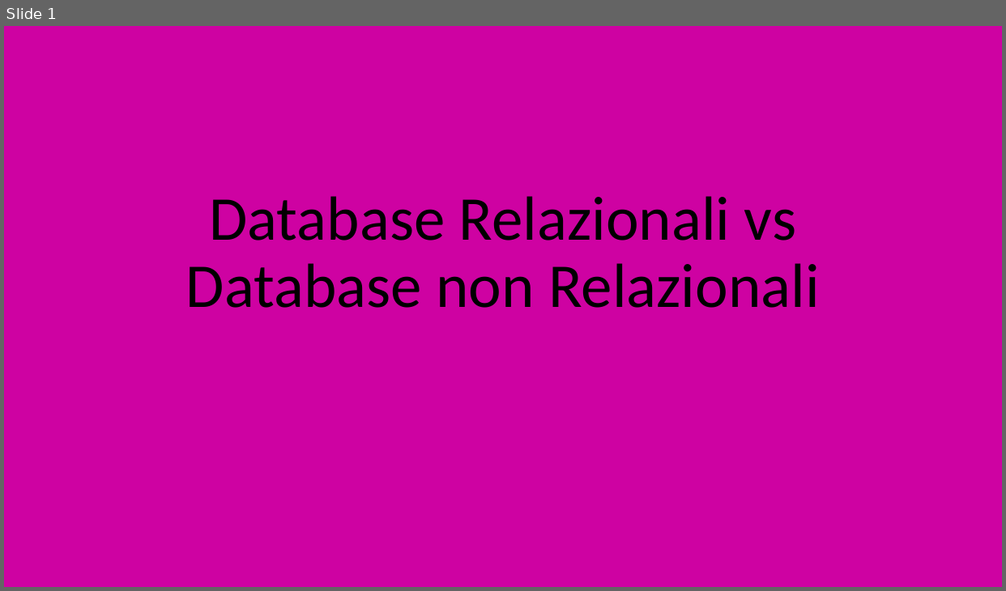
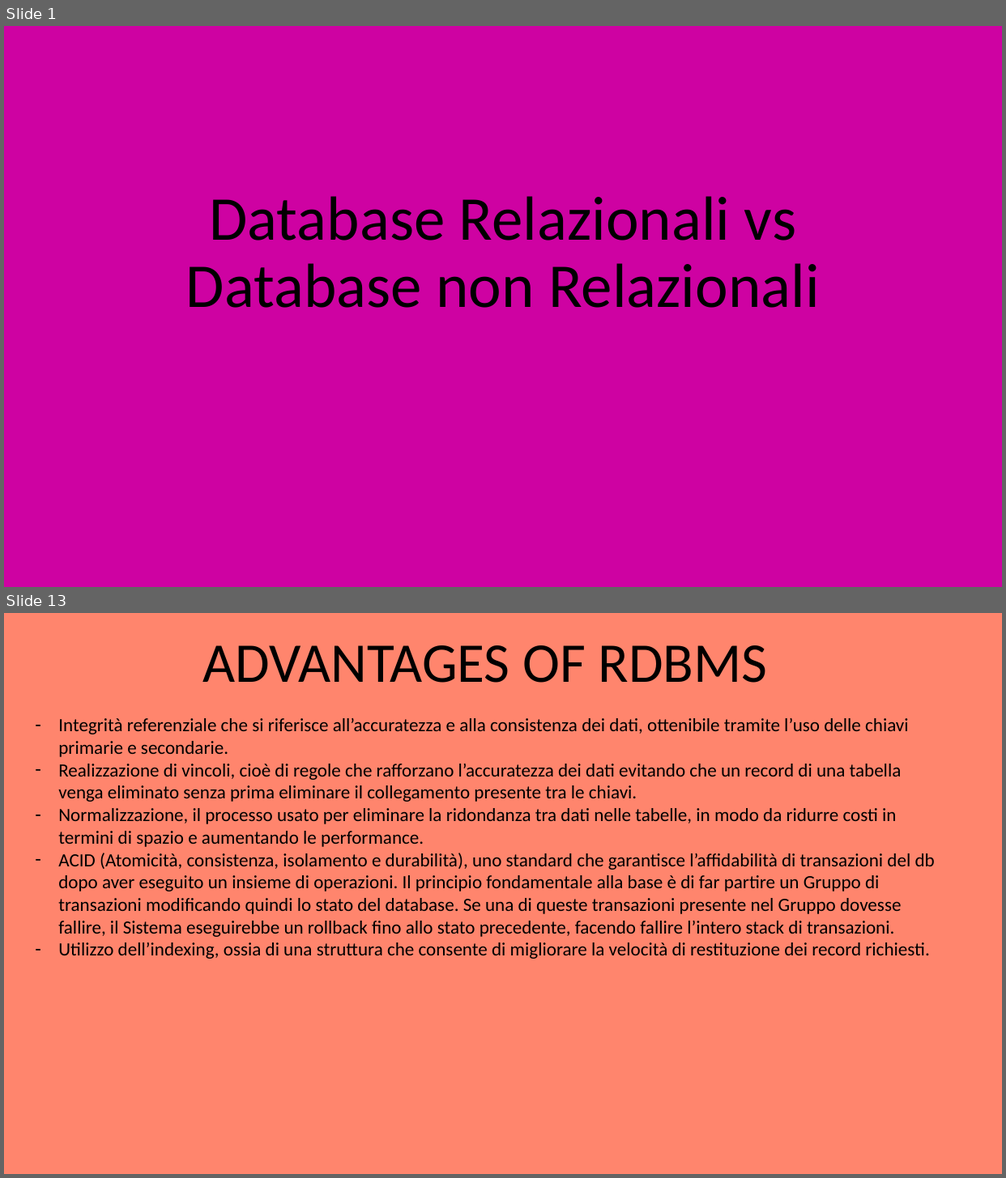
Before and after one commit to EmanueleCitarella/presentationAS, a slide deck: Sql vs NoSql.pptx. Shown one above the other, each under a label of ours: slide 1 before the commit, slides 1 and 13 after it; the slides between them are not shown. The pictures are 1006x591 and 1006x1178 pixels, drawn with LibreOffice and Linux fonts; fonts in the diff are those of the drawing. Boxes give left, top, right and bottom in pixels: in the first picture for what was removed or moved away, otherwise in the second. Text is boxed around its words. In the diff, an @@ line names an element or a change of style, - is before the commit and + after.

Commit message:
Second version

```diff
--- a/Sql vs NoSql.pptx
+++ b/Sql vs NoSql.pptx
@@ slide 13 added at [4, 613, 1002, 1174], background #FF856D @@
@@ title added at [202, 645, 768, 683], 54 pt, text #000000 @@
+ADVANTAGES OF RDBMS
@@ text added at [58, 718, 935, 959], 18 pt, text #000000 @@
+– Integrità referenziale che si riferisce all’accuratezza e alla consistenza dei dati, ottenibile tramite l’uso delle chiavi primarie e secondarie.
+– Realizzazione di vincoli, cioè di regole che rafforzano l’accuratezza dei dati evitando che un record di una tabella venga eliminato senza prima eliminare il collegamento presente tra le chiavi.
+– Normalizzazione, il processo usato per eliminare la ridondanza tra dati nelle tabelle, in modo da ridurre costi in termini di spazio e aumentando le performance.
+– ACID (Atomicità, consistenza, isolamento e durabilità), uno standard che garantisce l’affidabilità di transazioni del db dopo aver eseguito un insieme di operazioni. Il principio fondamentale alla base è di far partire un Gruppo di transazioni modificando quindi lo stato del database. Se una di queste transazioni presente nel Gruppo dovesse fallire, il Sistema eseguirebbe un rollback fino allo stato precedente, facendo fallire l’intero stack di transazioni.
+– Utilizzo dell’indexing, ossia di una struttura che consente di migliorare la velocità di restituzione dei record richiesti.
```
Also in this commit, not shown: 15 slides changed, 16 other slides added, 14 slides removed, 1 other file.
